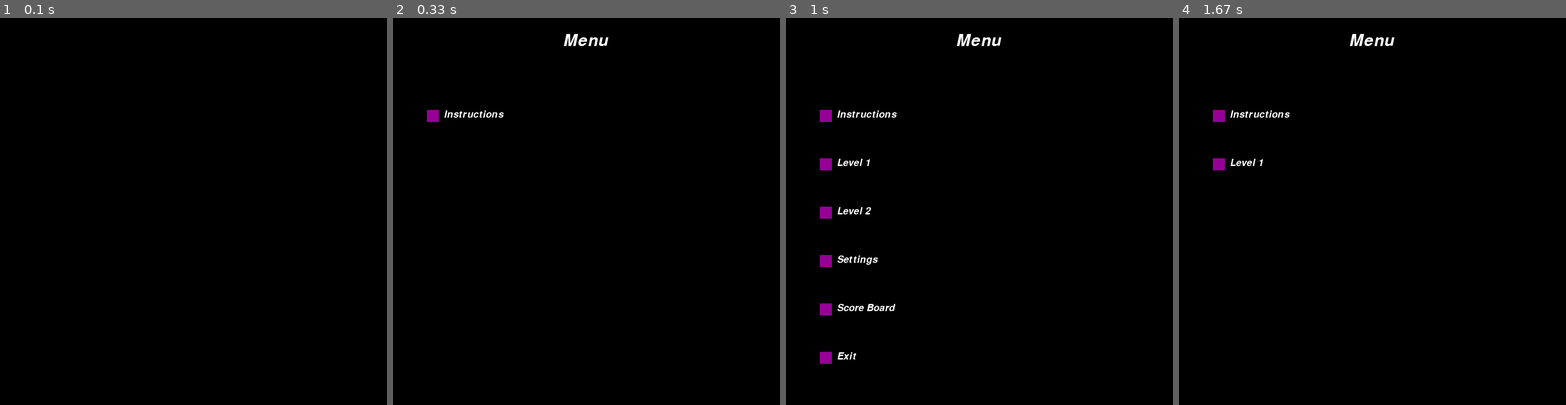
Above: before the commit, frames 1-4 (left to right).
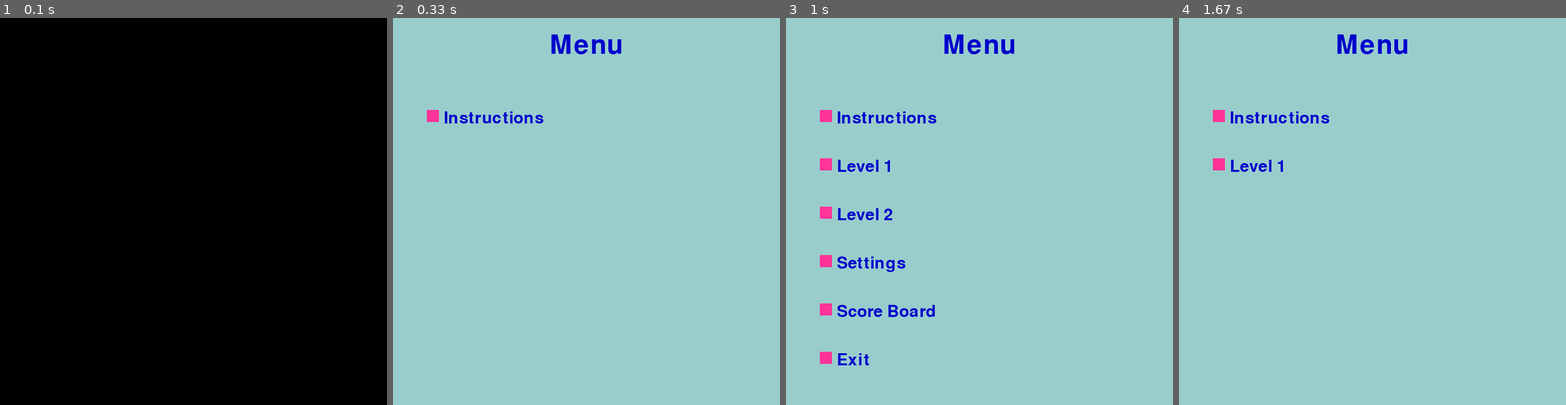
Above: after the commit, the same moments.

Repository: Alexladin/Game_Design_A_Block
Game: pygame game, started from window2.py
Two runs of this game, one before a commit and one after it. Both use one fixed random seed, a clock stepped at 60 frames per second and the inputs below.
Inputs (mouse positions are in pixels of both pictures, inside the frame that each line leads up to):
- Up to frame 1 (0.1 s): no input
- Up to frame 2 (0.33 s): no input
- Up to frame 3 (1 s): click (824, 114) at 0.97 s
- Up to frame 4 (1.67 s): click (1504, 377) at 1.38 s

Frame 1 is identical in both runs. In frame 2, 100% of the frame differs, in the area x 0-100%, y 0-100%; in frame 3, 100%; in frame 4, 100%.

Commit message:
Update window2.py

Diff:
--- a/window2.py
+++ b/window2.py
@@ -1,23 +1,23 @@
 #Alex Ladin
-#10/27/21
+#This is for game design
+#11/4/21
 
 import pygame as py, os, random, time
 py.init()
-BLACK=(255,255,255)
-WHITE=(0,0,0)
-PURPLE=(150,0,150)
+BLACK=(0,0,204)
+WHITE=(153,205,204)
+PURPLE=(255,51,153)
 WIDTH = 800
 HEIGHT = 800
 bmessages=["Back"]
 messages=['Instructions','Level 1','Level 2','Settings','Score Board', 'Exit']
 messages2=['Screen size', 'Object Color', 'Sound on/off', ]
 Ssmessages=['Larger', 'Smaller', ]
-imessages=["do this to win"]
+imessages=["To win make the circle eat the square"]
 win=py.display.set_mode((WIDTH,HEIGHT))
 py.display.set_caption("Setting Window")
-#TITLE_FONT= py.font.SysFont(name,size,bold=false, italic= false)
-TITLE_FONT= py.font.SysFont('comicsans', 50, italic=True)
-SUBTITLE_FONT= py.font.SysFont('comicsans', 30, italic=True)
+TITLE_FONT= py.font.SysFont('mouse deco', 80, )
+SUBTITLE_FONT= py.font.SysFont('mouse deco', 50, )
 xbox=25
 wbox=25
 square=py.Rect(10,10, wbox, xbox)
@@ -246,7 +246,6 @@
 
 
 
-
             print(WIDTH)
             print(counter)
             print(back)
